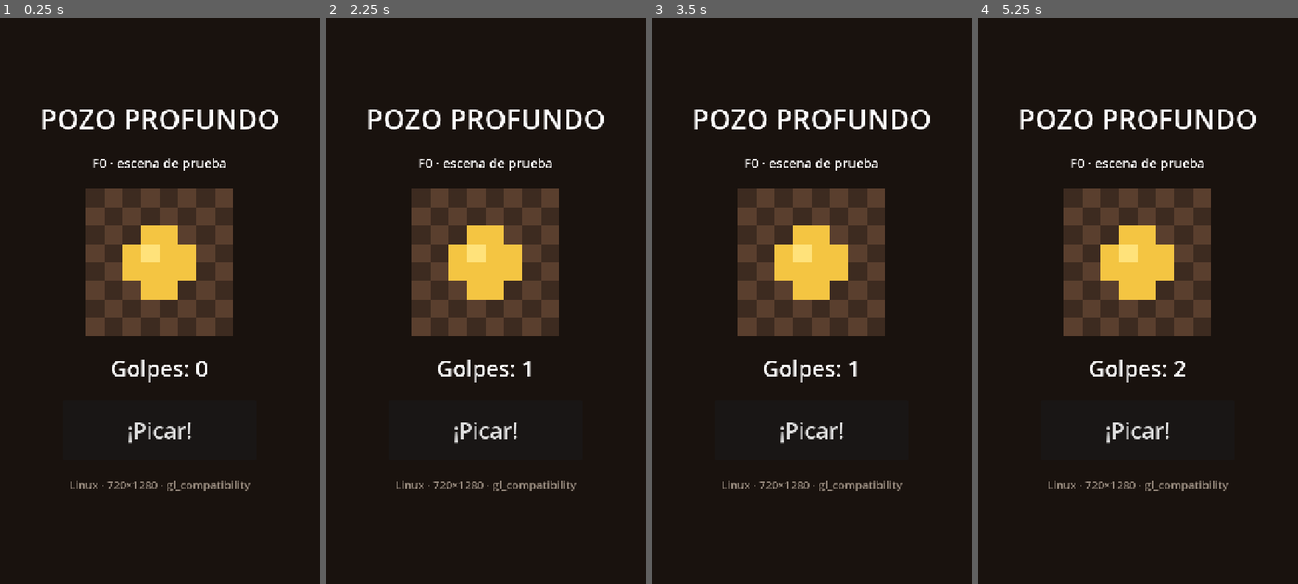
Above: before the commit, frames 1-4 (left to right).
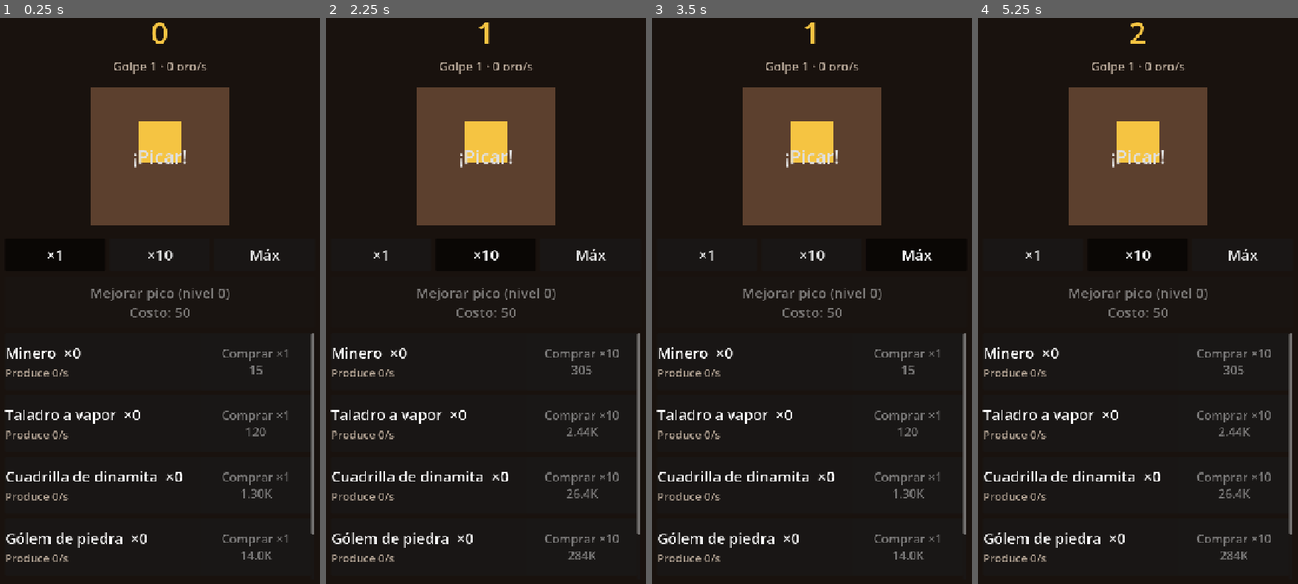
Above: after the commit, the same moments.

Repository: AgusCarretto/pozo-profundo
Game: Godot game, scene res://game/main.tscn
Same seed, same stepped clock (60 frames per second), same inputs: the game is played once before the commit and once after it. Before the commit the project starts from res://game/main_test.tscn.
Inputs (mouse positions are in pixels of both pictures, inside the frame that each line leads up to):
- Up to frame 1 (0.25 s): no input
- Up to frame 2 (2.25 s): click "¡Picar!" at 0.5 s; click (380, 255) at 1.25 s, where only the run after the commit has a clickable "×1"; click (486, 255) at 2 s, where only the run after the commit has a clickable "×10"
- Up to frame 3 (3.5 s): click (917, 255) at 2.75 s, where only the run after the commit has a clickable "Máx"
- Up to frame 4 (5.25 s): click "¡Picar!" at 3.5 s; click (1032, 255) at 4.25 s, where only the run after the commit has a clickable "×1"; click (1138, 255) at 5 s, where only the run after the commit has a clickable "×10"

The runs differ from the first frame. In frame 1, 23% of the frame differs, in the area x 1-99%, y 0-97%; in frame 2, 23%; in frame 3, 23%; in frame 4, 23%.

Commit message:
Reemplaza la escena de prueba por la escena principal de F1
Roca tocable, oro, selector x1/x10/Máx, mejora del pico y una fila por generador,
con visuales provisorios (rectángulos y texto). Toda la lógica queda en Economy;
la UI solo se conecta y se refresca una vez por frame. Tests headless de la escena
sobre el autoload real y smoke test actualizado.

Co-Authored-By: Claude Sonnet 5.5 <noreply@anthropic.com>

Diff:
--- /dev/null
+++ b/game/generator_row.gd
@@ -0,0 +1,62 @@
+extends PanelContainer
+## Fila de un generador: nombre y cantidad, producción y botón de compra.
+##
+## Visual provisorio de F1 (panel + texto + botón); el arte llega en F2.
+## Se arma por código y se actualiza con refresh().
+
+const NumberFormat := preload("res://core/number_format.gd")
+
+var index: int = 0
+
+## Modo de compra con el que se dibujó la fila; es el que usa el botón al apretarse.
+var _mode: int = Economy.BuyMode.X1
+var _name_label: Label
+var _detail_label: Label
+var _buy_button: Button
+
+
+func setup(generator_index: int) -> void:
+	index = generator_index
+	custom_minimum_size = Vector2(0, 124)
+
+	var box: HBoxContainer = HBoxContainer.new()
+	box.add_theme_constant_override("separation", 12)
+	add_child(box)
+
+	var texts: VBoxContainer = VBoxContainer.new()
+	texts.size_flags_horizontal = Control.SIZE_EXPAND_FILL
+	texts.alignment = BoxContainer.ALIGNMENT_CENTER
+	box.add_child(texts)
+
+	_name_label = Label.new()
+	_name_label.add_theme_font_size_override("font_size", 32)
+	texts.add_child(_name_label)
+
+	_detail_label = Label.new()
+	_detail_label.add_theme_font_size_override("font_size", 24)
+	_detail_label.add_theme_color_override("font_color", Color(0.7, 0.64, 0.58))
+	texts.add_child(_detail_label)
+
+	_buy_button = Button.new()
+	_buy_button.custom_minimum_size = Vector2(240, 0)
+	_buy_button.focus_mode = Control.FOCUS_NONE
+	_buy_button.action_mode = BaseButton.ACTION_MODE_BUTTON_PRESS
+	_buy_button.add_theme_font_size_override("font_size", 26)
+	_buy_button.pressed.connect(_on_buy_pressed)
+	box.add_child(_buy_button)
+
+	refresh(_mode)
+
+
+## Actualiza los textos y el estado del botón según el estado de Economy y el modo de compra.
+func refresh(mode: int) -> void:
+	_mode = mode
+	_name_label.text = "%s  ×%d" % [Economy.generator_name(index), Economy.owned_count(index)]
+	_detail_label.text = "Produce %s/s" % NumberFormat.format_number(Economy.generator_output(index))
+	var offer: Dictionary = Economy.quote(index, mode)
+	_buy_button.text = "Comprar ×%d\n%s" % [offer["count"], NumberFormat.format_cost(offer["cost"])]
+	_buy_button.disabled = not offer["affordable"]
+
+
+func _on_buy_pressed() -> void:
+	Economy.buy_generator(index, _mode)
--- /dev/null
+++ b/game/main.gd
@@ -0,0 +1,87 @@
+extends Control
+## Escena principal de F1: roca, oro, modo de compra, mejora del pico y lista de generadores.
+##
+## Visuales provisorios (rectángulos y texto); el arte y el "jugo" llegan en F2.
+## Toda la lógica está en el autoload Economy: acá solo se conecta la UI.
+
+const GeneratorRow := preload("res://game/generator_row.gd")
+const NumberFormat := preload("res://core/number_format.gd")
+
+var _mode: int = Economy.BuyMode.X1
+var _rows: Array[GeneratorRow] = []
+## Se marca cuando Economy cambia; la pantalla se refresca una vez por frame, no por señal.
+var _dirty: bool = true
+
+@onready var _gold_label: Label = %GoldLabel
+@onready var _rate_label: Label = %RateLabel
+@onready var _tap_button: Button = %TapButton
+@onready var _pick_button: Button = %PickButton
+@onready var _generator_list: VBoxContainer = %GeneratorList
+
+
+func _ready() -> void:
+	for index: int in range(Economy.generator_count()):
+		var row: GeneratorRow = GeneratorRow.new()
+		_generator_list.add_child(row)
+		row.setup(index)
+		_rows.append(row)
+
+	var group: ButtonGroup = ButtonGroup.new()
+	var mode_buttons: Dictionary = {
+		Economy.BuyMode.X1: %Mode1Button,
+		Economy.BuyMode.X10: %Mode10Button,
+		Economy.BuyMode.MAX: %ModeMaxButton,
+	}
+	for mode: int in mode_buttons:
+		var button: Button = mode_buttons[mode]
+		button.button_group = group
+		button.toggled.connect(_on_mode_toggled.bind(mode))
+	(%Mode1Button as Button).button_pressed = true
+
+	# Reaccionan al apretar (no al soltar): un clicker tiene que responder al toque.
+	_tap_button.action_mode = BaseButton.ACTION_MODE_BUTTON_PRESS
+	_pick_button.action_mode = BaseButton.ACTION_MODE_BUTTON_PRESS
+	_tap_button.button_down.connect(_on_tap)
+	_pick_button.pressed.connect(_on_pick_pressed)
+
+	Economy.gold_changed.connect(_mark_dirty.unbind(1))
+	Economy.generator_bought.connect(_mark_dirty.unbind(2))
+	Economy.pick_upgraded.connect(_mark_dirty.unbind(1))
+	_refresh()
+
+
+func _process(_delta: float) -> void:
+	if _dirty:
+		_refresh()
+
+
+func _mark_dirty() -> void:
+	_dirty = true
+
+
+func _on_tap() -> void:
+	Economy.hit()
+
+
+func _on_pick_pressed() -> void:
+	Economy.upgrade_pick()
+
+
+func _on_mode_toggled(pressed: bool, mode: int) -> void:
+	if pressed:
+		_mode = mode
+		_mark_dirty()
+
+
+func _refresh() -> void:
+	_dirty = false
+	_gold_label.text = NumberFormat.format_number(Economy.gold)
+	_rate_label.text = "Golpe %s · %s oro/s" % [
+		NumberFormat.format_number(Economy.hit_value()),
+		NumberFormat.format_number(Economy.gold_per_second()),
+	]
+	var cost: float = Economy.pick_cost()
+	_pick_button.text = "Mejorar pico (nivel %d)\nCosto: %s" % [Economy.pick_level, NumberFormat.format_cost(cost)]
+	_pick_button.disabled = cost > Economy.gold
+	for row: GeneratorRow in _rows:
+		row.refresh(_mode)
--- /dev/null
+++ b/game/main.tscn
@@ -0,0 +1,156 @@
+[gd_scene load_steps=2 format=3]
+
+[ext_resource type="Script" path="res://game/main.gd" id="1_main"]
+
+[node name="Main" type="Control"]
+layout_mode = 3
+anchors_preset = 15
+anchor_right = 1.0
+anchor_bottom = 1.0
+grow_horizontal = 2
+grow_vertical = 2
+script = ExtResource("1_main")
+
+[node name="Background" type="ColorRect" parent="."]
+layout_mode = 1
+anchors_preset = 15
+anchor_right = 1.0
+anchor_bottom = 1.0
+grow_horizontal = 2
+grow_vertical = 2
+mouse_filter = 2
+color = Color(0.1, 0.07, 0.055, 1)
+
+[node name="Margin" type="MarginContainer" parent="."]
+layout_mode = 1
+anchors_preset = 15
+anchor_right = 1.0
+anchor_bottom = 1.0
+grow_horizontal = 2
+grow_vertical = 2
+theme_override_constants/margin_left = 24
+theme_override_constants/margin_top = 24
+theme_override_constants/margin_right = 24
+theme_override_constants/margin_bottom = 24
+
+[node name="VBox" type="VBoxContainer" parent="Margin"]
+layout_mode = 2
+theme_override_constants/separation = 12
+
+[node name="GoldLabel" type="Label" parent="Margin/VBox"]
+unique_name_in_owner = true
+layout_mode = 2
+theme_override_colors/font_color = Color(0.96, 0.77, 0.26, 1)
+theme_override_font_sizes/font_size = 64
+text = "0"
+horizontal_alignment = 1
+
+[node name="RateLabel" type="Label" parent="Margin/VBox"]
+unique_name_in_owner = true
+layout_mode = 2
+theme_override_colors/font_color = Color(0.7, 0.64, 0.58, 1)
+theme_override_font_sizes/font_size = 26
+text = "Golpe 1 · 0 oro/s"
+horizontal_alignment = 1
+
+[node name="RockArea" type="Control" parent="Margin/VBox"]
+custom_minimum_size = Vector2(0, 330)
+layout_mode = 2
+
+[node name="Rock" type="ColorRect" parent="Margin/VBox/RockArea"]
+layout_mode = 1
+anchors_preset = 8
+anchor_left = 0.5
+anchor_top = 0.5
+anchor_right = 0.5
+anchor_bottom = 0.5
+offset_left = -150.0
+offset_top = -150.0
+offset_right = 150.0
+offset_bottom = 150.0
+grow_horizontal = 2
+grow_vertical = 2
+mouse_filter = 2
+color = Color(0.36, 0.25, 0.18, 1)
+
+[node name="Gem" type="ColorRect" parent="Margin/VBox/RockArea/Rock"]
+layout_mode = 1
+anchors_preset = 8
+anchor_left = 0.5
+anchor_top = 0.5
+anchor_right = 0.5
+anchor_bottom = 0.5
+offset_left = -45.0
+offset_top = -75.0
+offset_right = 45.0
+offset_bottom = 15.0
+grow_horizontal = 2
+grow_vertical = 2
+mouse_filter = 2
+color = Color(0.96, 0.77, 0.26, 1)
+
+[node name="TapButton" type="Button" parent="Margin/VBox/RockArea"]
+unique_name_in_owner = true
+layout_mode = 1
+anchors_preset = 15
+anchor_right = 1.0
+anchor_bottom = 1.0
+grow_horizontal = 2
+grow_vertical = 2
+focus_mode = 0
+theme_override_font_sizes/font_size = 40
+text = "¡Picar!"
+flat = true
+
+[node name="ModeBar" type="HBoxContainer" parent="Margin/VBox"]
+layout_mode = 2
+theme_override_constants/separation = 10
+
+[node name="Mode1Button" type="Button" parent="Margin/VBox/ModeBar"]
+unique_name_in_owner = true
+custom_minimum_size = Vector2(0, 72)
+layout_mode = 2
+size_flags_horizontal = 3
+focus_mode = 0
+theme_override_font_sizes/font_size = 32
+toggle_mode = true
+text = "×1"
+
+[node name="Mode10Button" type="Button" parent="Margin/VBox/ModeBar"]
+unique_name_in_owner = true
+custom_minimum_size = Vector2(0, 72)
+layout_mode = 2
+size_flags_horizontal = 3
+focus_mode = 0
+theme_override_font_sizes/font_size = 32
+toggle_mode = true
+text = "×10"
+
+[node name="ModeMaxButton" type="Button" parent="Margin/VBox/ModeBar"]
+unique_name_in_owner = true
+custom_minimum_size = Vector2(0, 72)
+layout_mode = 2
+size_flags_horizontal = 3
+focus_mode = 0
+theme_override_font_sizes/font_size = 32
+toggle_mode = true
+text = "Máx"
+
+[node name="PickButton" type="Button" parent="Margin/VBox"]
+unique_name_in_owner = true
+custom_minimum_size = Vector2(0, 110)
+layout_mode = 2
+focus_mode = 0
+theme_override_font_sizes/font_size = 30
+text = "Mejorar pico"
+
+[node name="Scroll" type="ScrollContainer" parent="Margin/VBox"]
+layout_mode = 2
+size_flags_vertical = 3
+horizontal_scroll_mode = 0
+
+[node name="GeneratorList" type="VBoxContainer" parent="Margin/VBox/Scroll"]
+unique_name_in_owner = true
+layout_mode = 2
+size_flags_horizontal = 3
+theme_override_constants/separation = 10
--- a/game/main_test.gd
+++ /dev/null
@@ -1,79 +0,0 @@
-extends Control
-## Escena de prueba de F0.
-##
-## Sirve para validar el setup de punta a punta (editor, headless y export web):
-## escalado vertical 720x1280, filtro Nearest, input táctil/mouse y tweens.
-## Se reemplaza por la escena real del juego en F1.
-
-@onready var _pixel_rect: TextureRect = %PixelRect
-@onready var _counter_label: Label = %CounterLabel
-@onready var _info_label: Label = %InfoLabel
-@onready var _pick_button: Button = %PickButton
-
-var _hits: int = 0
-var _tween: Tween
-
-
-func _ready() -> void:
-	_pixel_rect.texture = _make_pixel_texture()
-	_info_label.text = _build_info()
-	_pick_button.pressed.connect(_on_pick_pressed)
-	_update_counter()
-
-
-func get_hits() -> int:
-	return _hits
-
-
-func _on_pick_pressed() -> void:
-	_hits += 1
-	_update_counter()
-	_squash()
-
-
-func _update_counter() -> void:
-	_counter_label.text = "Golpes: %d" % _hits
-
-
-func _squash() -> void:
-	if _tween != null and _tween.is_valid():
-		_tween.kill()
-	_pixel_rect.pivot_offset = _pixel_rect.size / 2.0
-	_tween = create_tween()
-	_tween.tween_property(_pixel_rect, "scale", Vector2(1.15, 0.85), 0.05)
-	_tween.tween_property(_pixel_rect, "scale", Vector2.ONE, 0.15) \
-		.set_trans(Tween.TRANS_BACK).set_ease(Tween.EASE_OUT)
-
-
-func _build_info() -> String:
-	var visible_size: Vector2 = get_viewport_rect().size
-	return "%s · %d×%d · %s" % [
-		OS.get_name(),
-		int(visible_size.x),
-		int(visible_size.y),
-		RenderingServer.get_current_rendering_method(),
-	]
-
-
-## Textura de 8x8 píxeles (tierra con una gema). Se muestra ampliada: si el filtro
-## del proyecto es Nearest, los píxeles se ven nítidos y no borrosos.
-func _make_pixel_texture() -> ImageTexture:
-	var size: int = 8
-	var img: Image = Image.create(size, size, false, Image.FORMAT_RGBA8)
-	var dark := Color("3d2b20")
-	var light := Color("5a3f2e")
-	var gold := Color("f4c542")
-	var gold_hi := Color("ffe27a")
-	for y: int in range(size):
-		for x: int in range(size):
-			img.set_pixel(x, y, dark if (x + y) % 2 == 0 else light)
-	var gem: Array[Vector2i] = [
-		Vector2i(3, 2), Vector2i(4, 2),
-		Vector2i(2, 3), Vector2i(3, 3), Vector2i(4, 3), Vector2i(5, 3),
-		Vector2i(2, 4), Vector2i(3, 4), Vector2i(4, 4), Vector2i(5, 4),
-		Vector2i(3, 5), Vector2i(4, 5),
-	]
-	for p: Vector2i in gem:
-		img.set_pixelv(p, gold)
-	img.set_pixel(3, 3, gold_hi)
-	return ImageTexture.create_from_image(img)
--- a/game/main_test.tscn
+++ /dev/null
@@ -1,76 +0,0 @@
-[gd_scene load_steps=2 format=3]
-
-[ext_resource type="Script" path="res://game/main_test.gd" id="1_main"]
-
-[node name="MainTest" type="Control"]
-layout_mode = 3
-anchors_preset = 15
-anchor_right = 1.0
-anchor_bottom = 1.0
-grow_horizontal = 2
-grow_vertical = 2
-script = ExtResource("1_main")
-
-[node name="Background" type="ColorRect" parent="."]
-layout_mode = 1
-anchors_preset = 15
-anchor_right = 1.0
-anchor_bottom = 1.0
-grow_horizontal = 2
-grow_vertical = 2
-color = Color(0.1, 0.07, 0.055, 1)
-
-[node name="Center" type="CenterContainer" parent="."]
-layout_mode = 1
-anchors_preset = 15
-anchor_right = 1.0
-anchor_bottom = 1.0
-grow_horizontal = 2
-grow_vertical = 2
-
-[node name="VBox" type="VBoxContainer" parent="Center"]
-layout_mode = 2
-theme_override_constants/separation = 36
-
-[node name="TitleLabel" type="Label" parent="Center/VBox"]
-layout_mode = 2
-theme_override_font_sizes/font_size = 60
-text = "POZO PROFUNDO"
-horizontal_alignment = 1
-
-[node name="SubtitleLabel" type="Label" parent="Center/VBox"]
-layout_mode = 2
-theme_override_font_sizes/font_size = 28
-text = "F0 · escena de prueba"
-horizontal_alignment = 1
-
-[node name="PixelRect" type="TextureRect" parent="Center/VBox"]
-unique_name_in_owner = true
-custom_minimum_size = Vector2(320, 320)
-layout_mode = 2
-size_flags_horizontal = 4
-expand_mode = 1
-stretch_mode = 5
-
-[node name="CounterLabel" type="Label" parent="Center/VBox"]
-unique_name_in_owner = true
-layout_mode = 2
-theme_override_font_sizes/font_size = 48
-text = "Golpes: 0"
-horizontal_alignment = 1
-
-[node name="PickButton" type="Button" parent="Center/VBox"]
-unique_name_in_owner = true
-custom_minimum_size = Vector2(420, 130)
-layout_mode = 2
-size_flags_horizontal = 4
-theme_override_font_sizes/font_size = 48
-text = "¡Picar!"
-
-[node name="InfoLabel" type="Label" parent="Center/VBox"]
-unique_name_in_owner = true
-layout_mode = 2
-theme_override_colors/font_color = Color(0.6, 0.55, 0.5, 1)
-theme_override_font_sizes/font_size = 24
-text = "info"
-horizontal_alignment = 1
--- a/project.godot
+++ b/project.godot
@@ -11,7 +11,7 @@
 [application]
 
 config/name="Pozo Profundo"
-run/main_scene="res://game/main_test.tscn"
+run/main_scene="res://game/main.tscn"
 config/features=PackedStringArray("4.7", "GL Compatibility")
 config/icon="res://icon.svg"
 
--- /dev/null
+++ b/tests/main_scene_test.gd
@@ -0,0 +1,148 @@
+extends "res://tests/test_base.gd"
+## Tests headless de la escena principal de F1 (game/main.tscn): cableado entre la UI
+## provisoria y el autoload Economy. No miden cómo se ve, solo que cada control haga lo suyo.
+##
+## Usan el autoload Economy real (se reinicia antes de cada test). Save no persiste en
+## headless, así que no se toca ninguna partida guardada.
+
+const MAIN_SCENE: String = "res://game/main.tscn"
+
+var _economy: Node
+var _scene: Control
+
+
+func _initialize() -> void:
+	_economy = root.get_node_or_null("Economy")
+	_check(_economy != null, "existe el autoload Economy")
+	_check_eq(ProjectSettings.get_setting("application/run/main_scene"), MAIN_SCENE, "la escena principal del proyecto es " + MAIN_SCENE)
+	var packed: PackedScene = load(MAIN_SCENE) as PackedScene
+	_check(packed != null, "carga " + MAIN_SCENE)
+	if _economy == null or packed == null:
+		_finish()
+		return
+
+	_economy.reset()
+	_scene = packed.instantiate() as Control
+	root.add_child(_scene)
+	await process_frame
+
+	await _test_initial_screen()
+	await _test_tap_hits_the_rock()
+	await _test_buying_a_generator()
+	await _test_buy_modes()
+	await _test_pick_upgrade()
+	await _test_large_numbers_use_suffixes()
+	_scene.queue_free()
+	await process_frame
+	_economy.reset()
+	_finish()
+
+
+func _button(node_name: String) -> Button:
+	return _scene.get_node("%" + node_name) as Button
+
+
+func _label(node_name: String) -> Label:
+	return _scene.get_node("%" + node_name) as Label
+
+
+func _rows() -> Array[Node]:
+	return _scene.get_node("%GeneratorList").get_children()
+
+
+func _row_button(index: int) -> Button:
+	return _rows()[index].find_children("*", "Button", true, false)[0] as Button
+
+
+## Deja el estado de Economy en `gold` (resto en cero) y espera a que la UI se refresque.
+func _set_gold(gold: float) -> void:
+	_economy.reset()
+	_economy.gold = gold
+	await process_frame
+
+
+func _test_initial_screen() -> void:
+	_section("Pantalla inicial")
+	_check_eq(_label("GoldLabel").text, "0", "el oro arranca en 0")
+	_check_eq(_rows().size(), 5, "hay una fila por generador (5)")
+	_check_eq(_rows().size(), _economy.generator_count(), "una fila por generador del balance")
+	var any_enabled: bool = false
+	for i: int in range(_rows().size()):
+		if not _row_button(i).disabled:
+			any_enabled = true
+	_check(not any_enabled, "sin oro, ningún botón de compra está habilitado")
+	_check(_button("PickButton").disabled, "sin oro, el botón del pico está deshabilitado")
+	_check_eq(_button("Mode1Button").button_pressed, true, "el modo de compra arranca en x1")
+
+
+func _test_tap_hits_the_rock() -> void:
+	_section("Golpe a la roca")
+	await _set_gold(0.0)
+	_button("TapButton").button_down.emit()
+	_check_eq(_economy.gold, 1.0, "tocar la roca suma el golpe a Economy")
+	await process_frame
+	_check_eq(_label("GoldLabel").text, "1", "el cartel de oro se actualiza a 1")
+	for i: int in range(9):
+		_button("TapButton").button_down.emit()
+	await process_frame
+	_check_eq(_label("GoldLabel").text, "10", "10 golpes -> 10 de oro")
+
+
+func _test_buying_a_generator() -> void:
+	_section("Compra de un generador")
+	await _set_gold(14.0)
+	_check(_row_button(0).disabled, "con 14 no se puede comprar el Minero (cuesta 15)")
+	await _set_gold(15.0)
+	_check(not _row_button(0).disabled, "con 15 el botón del Minero se habilita")
+	_check(_row_button(0).text.contains("15"), "el botón muestra el costo (%s)" % _row_button(0).text.replace("\n", " | "))
+	_row_button(0).pressed.emit()
+	_check_eq(_economy.owned_count(0), 1, "apretar el botón compra 1 Minero")
+	_check_eq(_economy.gold, 0.0, "y gasta 15")
+	await process_frame
+	_check_eq(_label("GoldLabel").text, "0", "el oro en pantalla baja a 0")
+	_check(_rows()[0].find_children("*", "Label", true, false).any(func(l: Label) -> bool: return l.text.contains("×1")), "la fila muestra ×1")
+	_check(_label("RateLabel").text.contains("1"), "el cartel de producción muestra 1 oro/s (%s)" % _label("RateLabel").text)
+
+
+func _test_buy_modes() -> void:
+	_section("Modos ×1 / ×10 / Máx")
+	await _set_gold(10000.0)
+	_button("Mode10Button").button_pressed = true
+	await process_frame
+	_check(_row_button(0).text.contains("×10"), "en modo ×10 el botón dice ×10 (%s)" % _row_button(0).text.replace("\n", " | "))
+	_row_button(0).pressed.emit()
+	_check_eq(_economy.owned_count(0), 10, "apretar compra 10 de una")
+	_button("ModeMaxButton").button_pressed = true
+	await process_frame
+	var expected: int = _economy.quote(0, 2)["count"]
+	_check(expected > 1, "con el oro que queda, Máx permite más de 1 (%d)" % expected)
+	_check(_row_button(0).text.contains("×%d" % expected), "en modo Máx el botón dice ×%d (%s)" % [expected, _row_button(0).text.replace("\n", " | ")])
+	var before: int = _economy.owned_count(0)
+	_row_button(0).pressed.emit()
+	_check_eq(_economy.owned_count(0), before + expected, "apretar compra %d" % expected)
+	_button("Mode1Button").button_pressed = true
+	await process_frame
+	_check(_row_button(0).text.contains("×1") and not _row_button(0).text.contains("×1\n×"), "al volver a ×1 el botón vuelve a decir ×1")
+
+
+func _test_pick_upgrade() -> void:
+	_section("Mejora del pico")
+	await _set_gold(49.0)
+	_check(_button("PickButton").disabled, "con 49 no se puede mejorar (cuesta 50)")
+	await _set_gold(50.0)
+	_check(not _button("PickButton").disabled, "con 50 se habilita")
+	_check(_button("PickButton").text.contains("50"), "muestra el costo (%s)" % _button("PickButton").text.replace("\n", " | "))
+	_button("PickButton").pressed.emit()
+	_check_eq(_economy.pick_level, 1, "apretar sube el pico a nivel 1")
+	await process_frame
+	_check(_button("PickButton").text.contains("300"), "ahora muestra el costo del siguiente nivel (300)")
+	_button("TapButton").button_down.emit()
+	_check_eq(_economy.gold, 2.0, "y un golpe ahora vale 2")
+
+
+func _test_large_numbers_use_suffixes() -> void:
+	_section("Números grandes")
+	await _set_gold(1234567.0)
+	_check_eq(_label("GoldLabel").text, "1.23M", "1234567 se muestra 1.23M")
+	await _set_gold(2.5e12)
+	_check_eq(_label("GoldLabel").text, "2.50T", "2.5e12 se muestra 2.50T")
--- a/tests/smoke_test.gd
+++ b/tests/smoke_test.gd
@@ -1,8 +1,8 @@
 extends SceneTree
-## Smoke test headless de F0.
+## Smoke test headless del proyecto.
 ##
 ## Verifica la configuración del proyecto, los autoloads, la regla de independencia
-## de core/ y que la escena principal cargue y responda al botón.
+## de core/ y que la escena principal cargue con sus controles clave.
 ##
 ## Uso (desde la raíz del proyecto):
 ##   godot --headless --path . --script res://tests/smoke_test.gd
@@ -84,11 +84,9 @@
 		return
 	root.add_child(scene)
 	await process_frame
-	var rect: TextureRect = scene.get_node("%PixelRect") as TextureRect
-	_check(rect.texture != null, "la textura pixelada se generó")
-	var button: Button = scene.get_node("%PickButton") as Button
-	button.pressed.emit()
-	_check(scene.call("get_hits") == 1, "el botón suma un golpe")
-	var counter: Label = scene.get_node("%CounterLabel") as Label
-	_check(counter.text == "Golpes: 1", "el contador muestra 'Golpes: 1'")
+	# El comportamiento de la escena se prueba a fondo en tests/main_scene_test.gd.
+	var tap: Button = scene.get_node_or_null("%TapButton") as Button
+	_check(tap != null, "la escena tiene el botón de golpe (%TapButton)")
+	var gold_label: Label = scene.get_node_or_null("%GoldLabel") as Label
+	_check(gold_label != null, "la escena tiene el cartel de oro (%GoldLabel)")
 	scene.queue_free()
Not shown, added: game/generator_row.gd.uid
Not shown, added: game/main.gd.uid
Not shown, removed: game/main_test.gd.uid
Not shown, added: tests/main_scene_test.gd.uid
